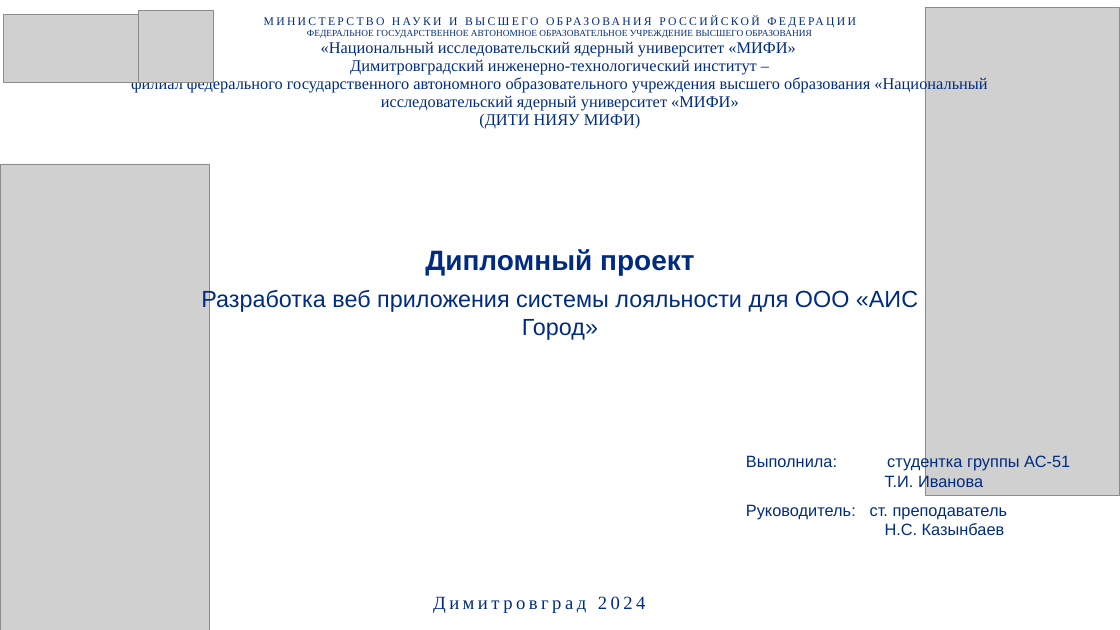
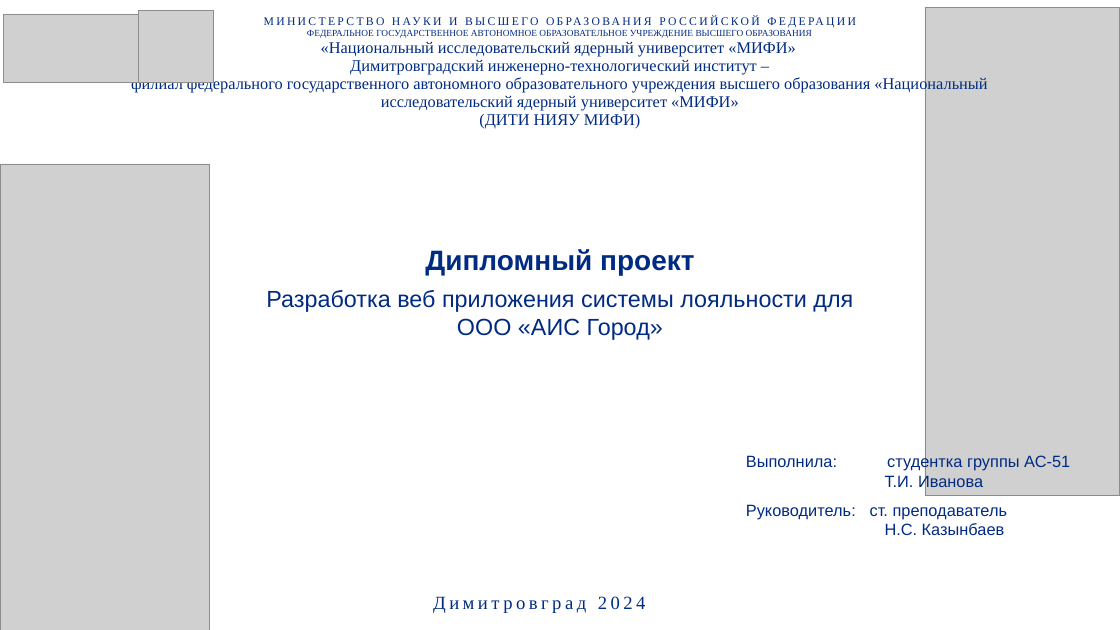
Before and after one commit to SalminaTatyana/DiplomNote, a slide deck: slide 1 of Иванова.pptx. Drawn at 1120x630 pixels with LibreOffice and Linux fonts; fonts in the diff are those of the drawing; grey boxes stand for pictures. Boxes give left, top, right and bottom in pixels: in the first picture for what was removed or moved away, otherwise in the second. Text is boxed around its words. In the diff, an @@ line names an element or a change of style, - is before the commit and + after.

```diff
--- a/Иванова.pptx
+++ b/Иванова.pptx
@@ text "Разработка веб приложения системы лояльности ..." rewrapped from <box>201,288,918,340</box> to <box>266,290,853,340</box> @@
```
Also in this commit, not shown: 4 other slides changed, 1 other file.
